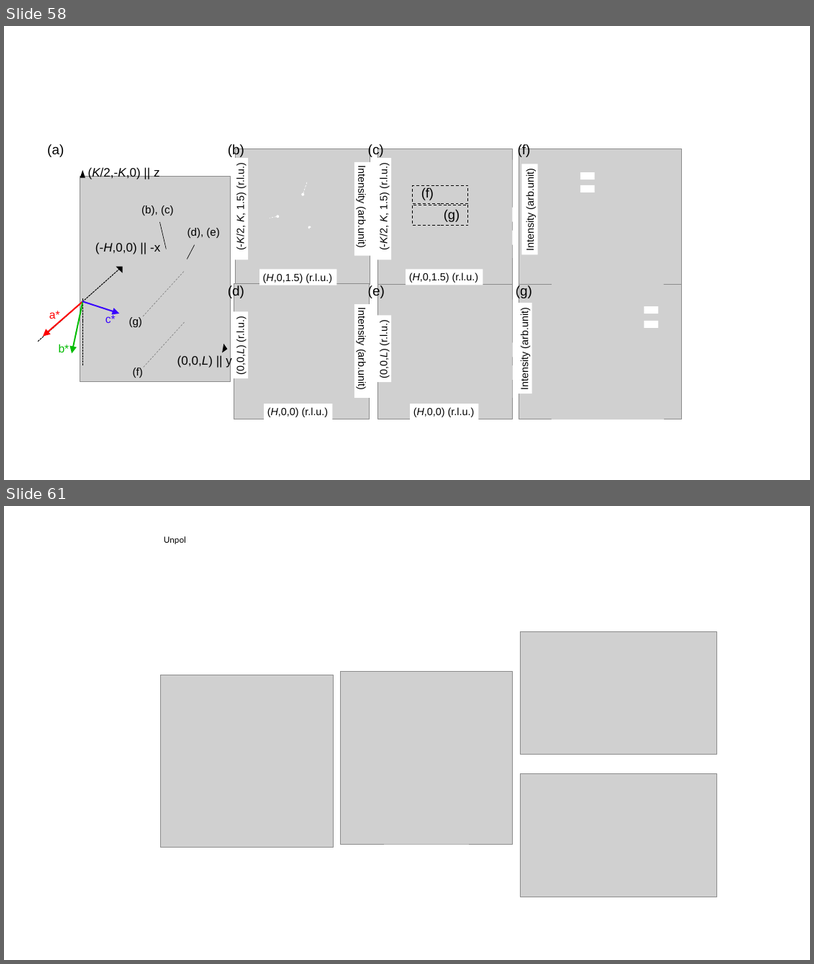
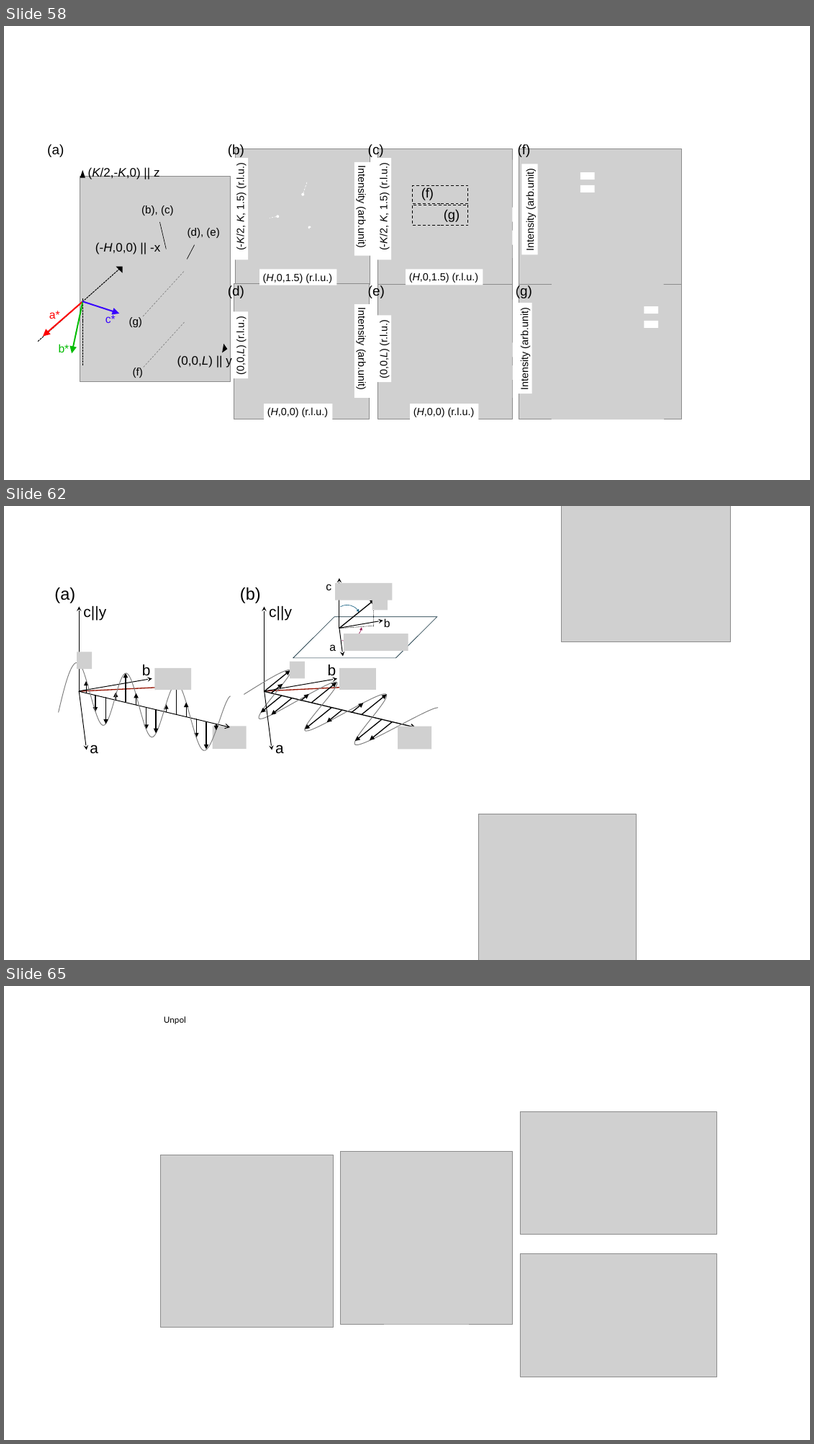
Before and after one commit to 3He-NSF/3HeNSF_2DPSD_paper, a slide deck: figure/figurelist [自動保存済み] [自動保存済み] [自動保存済み].pptx. Shown one above the other, each under a label of ours: slides 58 and 61 before the commit, slides 58, 62 and 65 after it; the slides between them are not shown. The pictures are 814x964 and 814x1444 pixels, drawn with LibreOffice and Linux fonts; fonts in the diff are those of the drawing; grey boxes stand for pictures. Boxes give left, top, right and bottom in pixels: in the first picture for what was removed or moved away, otherwise in the second. Text is boxed around its words. In the diff, an @@ line names an element or a change of style, - is before the commit and + after.

```diff
--- a/figure/figurelist [自動保存済み] [自動保存済み] [自動保存済み].pptx
+++ b/figure/figurelist [自動保存済み] [自動保存済み] [自動保存済み].pptx
@@ slide 62 added at [4,506,810,960], background #FFFFFF @@
@@ picture added at [562,506,730,641] @@
@@ group added at [54,578,438,754]: 41 arrows, 11 texts, 9 pictures, 2 freeform shapes, 2 lines, 2 arc (boxed as its full ellipse)s, 1 parallelogram @@
+a
+b
+c||y
+a
+b
+c
+(b)
+a
+b
+c||y
+(a)
@@ picture added at [478,813,636,960] @@
@@ what was slide 61 is now slide 65 @@
```
Also in this commit, not shown: 3 slides changed, 4 other slides added, 1 slide removed, 17 other files.
